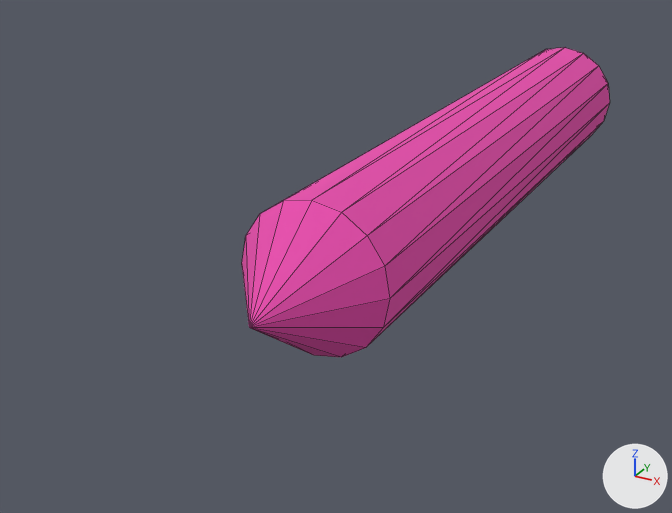
Two versions of the glTF model 制作delta/Asset/Models/Weapon/Bullet/RaserBullet.gltf, one commit apart.
Rendered twice from a 50 mm lens placed at (15.0, -40.6, 13.9), pointed at (-2.4, -9.0, -1.9). Arrows for +X, +Y and +Z are at lower right; the lights stay in place. The picture after the commit comes second. Mesh edges are drawn as thin lines. Vertices at exactly the same position are counted once.

Objects in the first picture: '円柱'.
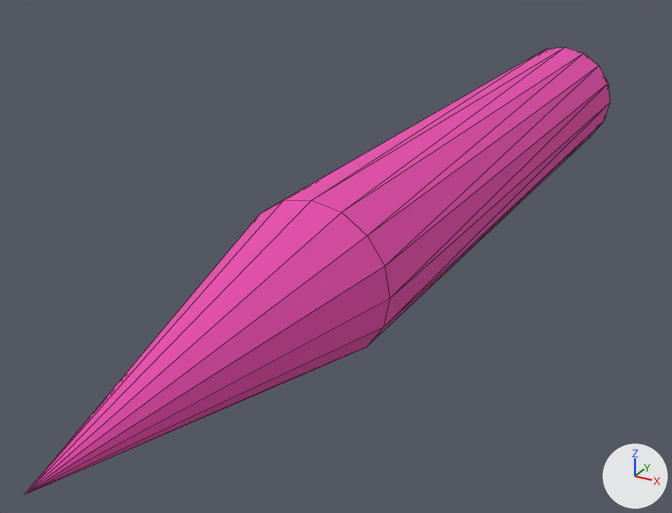
The newer file is also rescaled (x1.873), turned or shifted as a whole; pictures and numbers use the older file's frame.

Changed parts and their boxes (x1, y1, x2, y2) in the pictures (672 x 513 px; the box of a moved part takes in the faces that stretch with it):
'円柱', reshaped (59% wider, 45% taller)
    before: (242, 48, 610, 357)
    after: (24, 48, 610, 495)
part 1 of me_円柱, moved or reshaped
    before: (242, 200, 390, 357)
    after: (24, 200, 390, 495)

What changed in the scene script:
```text
Change me_円柱:
    used by ob_円柱; location = (0.0, 0.0, 0.0)
    remove me_円柱.from_pydata(...)  # 33 vertices, 62 faces; spans x -3.0..3.0, y -19.0..15.0, z -3.0..3.0
    add me_円柱.from_pydata(...)  # 33 vertices, 62 faces; spans x -3.0..3.0, y -28.5..15.0, z -3.0..3.0
    me_円柱 part 1
    me_円柱.vertices[32].co: (0.0, -19.0, 0.0) -> (0.0, -28.5, 0.0)  # pixel (249, 327) -> pixel (23, 495)
```
